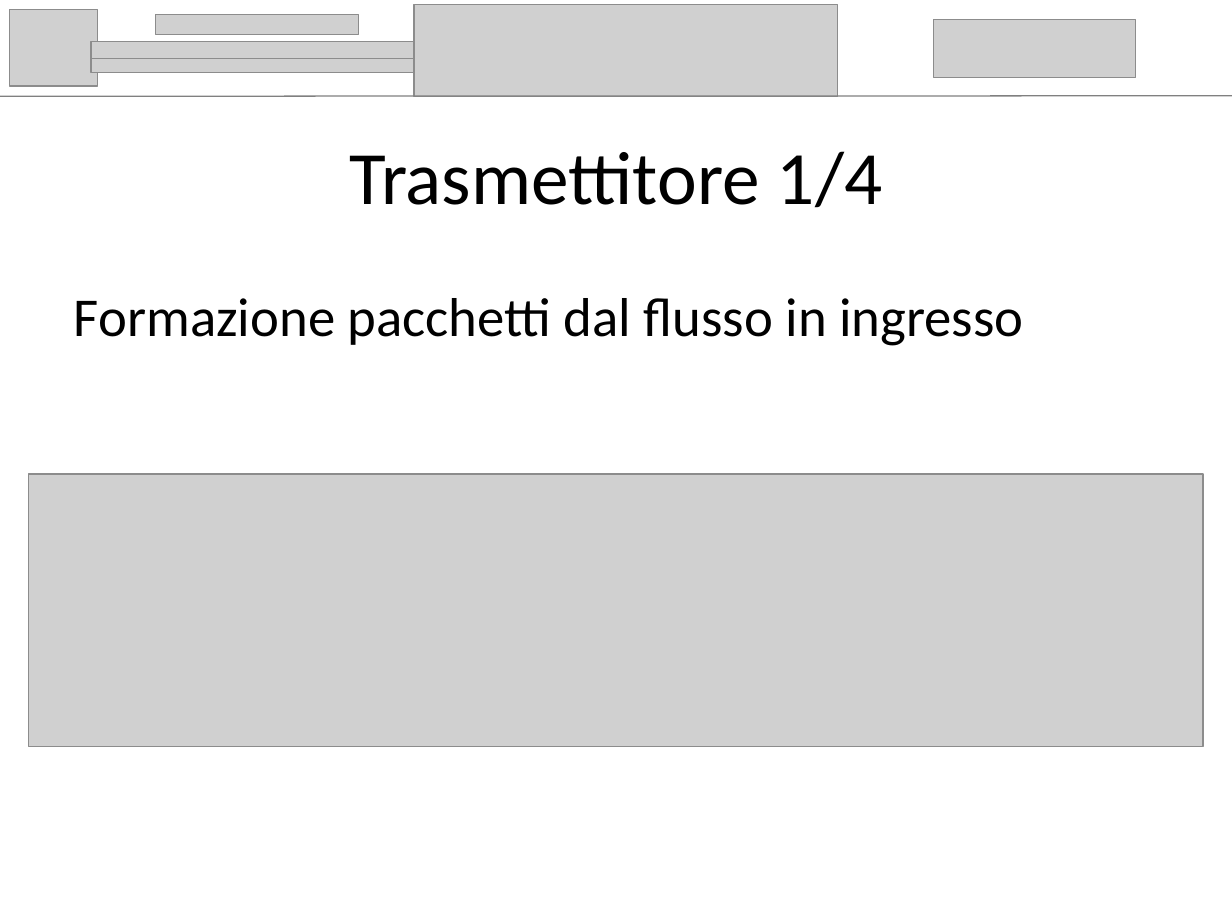
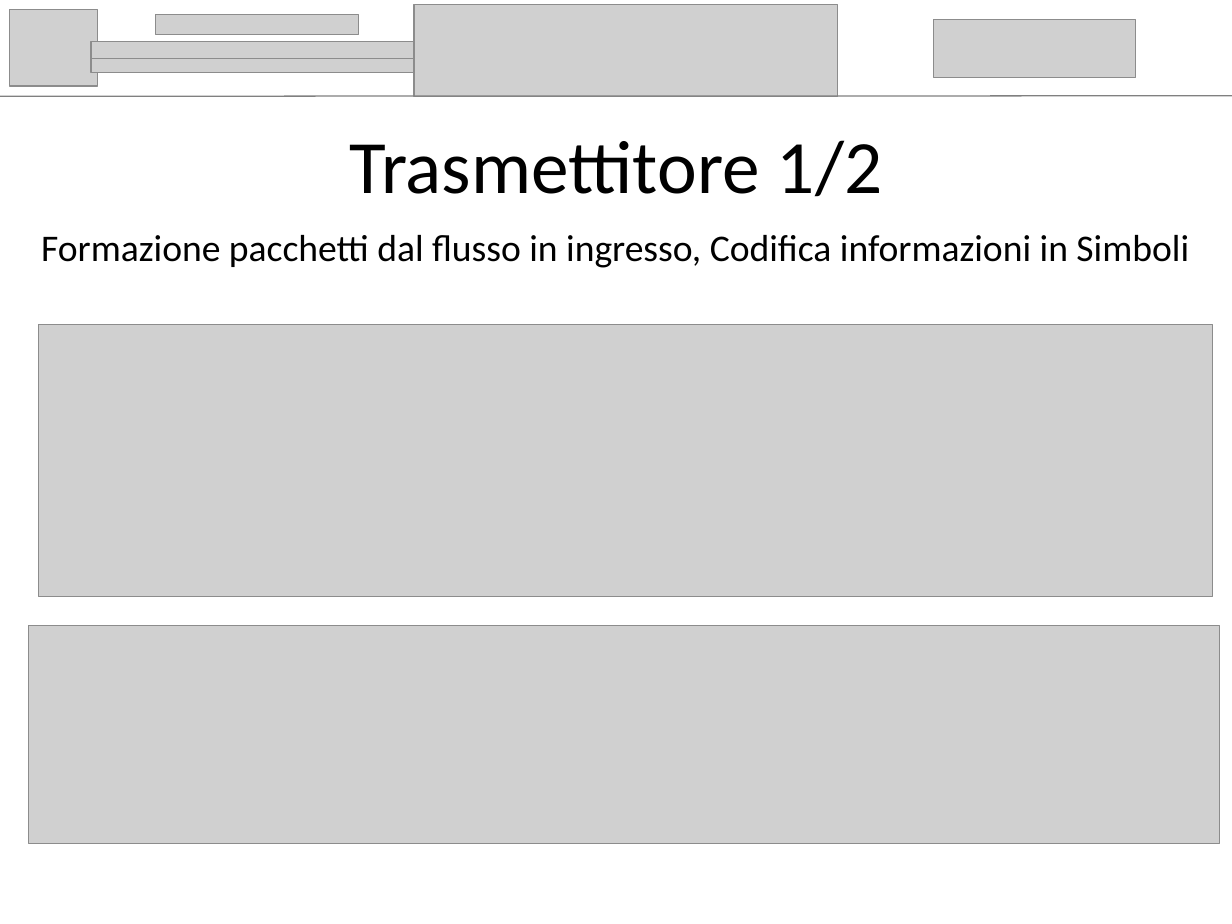
Before and after one commit to AndreaFilippi/LaMiaTesi, a slide deck: slide 7 of presentazione/Andrea_Filippi_presentazione.pptx (slide 8 before the commit). Drawn at 1232x924 pixels with LibreOffice and Linux fonts; fonts in the diff are those of the drawing; grey boxes stand for pictures. Boxes give left, top, right and bottom in pixels: in the first picture for what was removed or moved away, otherwise in the second. Text is boxed around its words. In the diff, an @@ line names an element or a change of style, - is before the commit and + after.

```diff
--- a/presentazione/Andrea_Filippi_presentazione.pptx
+++ b/presentazione/Andrea_Filippi_presentazione.pptx
@@ title at [349, 140, 882, 197]: text changed @@
-Trasmettitore 1/4
+Trasmettitore 1/2
@@ text at [41, 235, 1189, 268]: text changed; size 32 to 22 pt @@
-Formazione pacchetti dal flusso in ingresso
+Formazione pacchetti dal flusso in ingresso, Codifica informazioni in Simboli
@@ picture: place and size @@
-picture at [28, 474, 1202, 747]
+picture at [38, 324, 1212, 596]
@@ picture added at [28, 626, 1220, 844] @@
```
Also in this commit, not shown: 11 other slides changed, 1 slide added, 3 slides removed, 1 other file.
